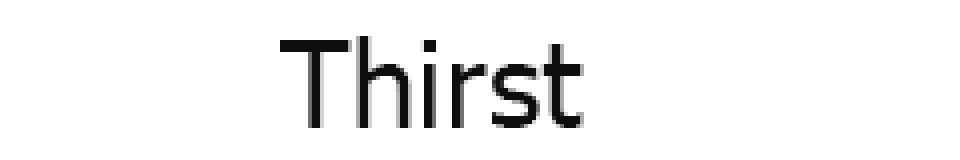
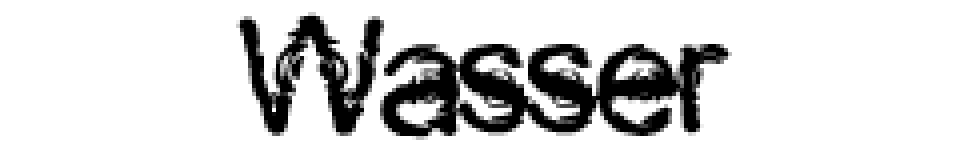
Comparing the layer stacks of the two 960x160 images. Changes:
removed layer "Thirst" over [280, 36, 584, 128]
added layer "Wasser" above "Background" over [236, 12, 732, 140]
